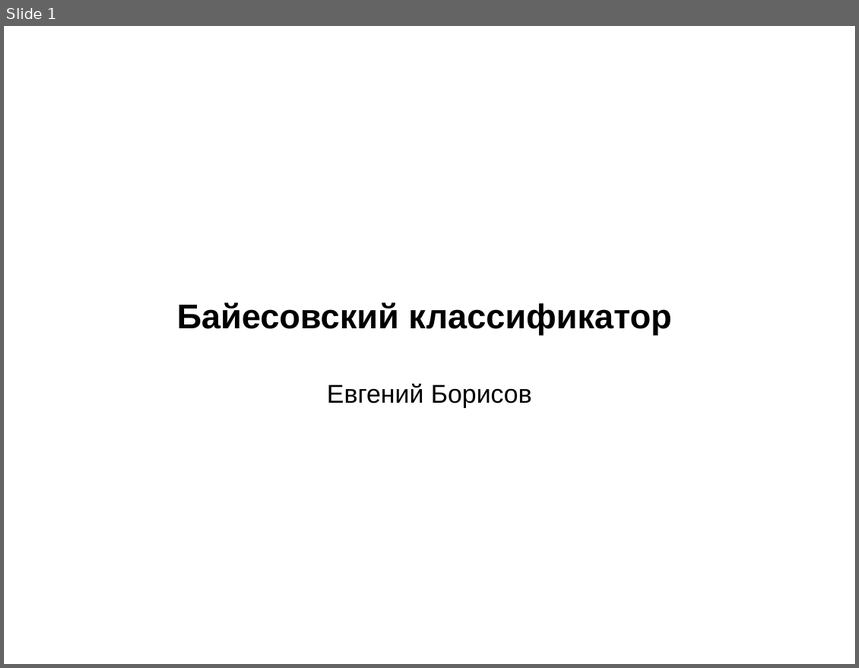
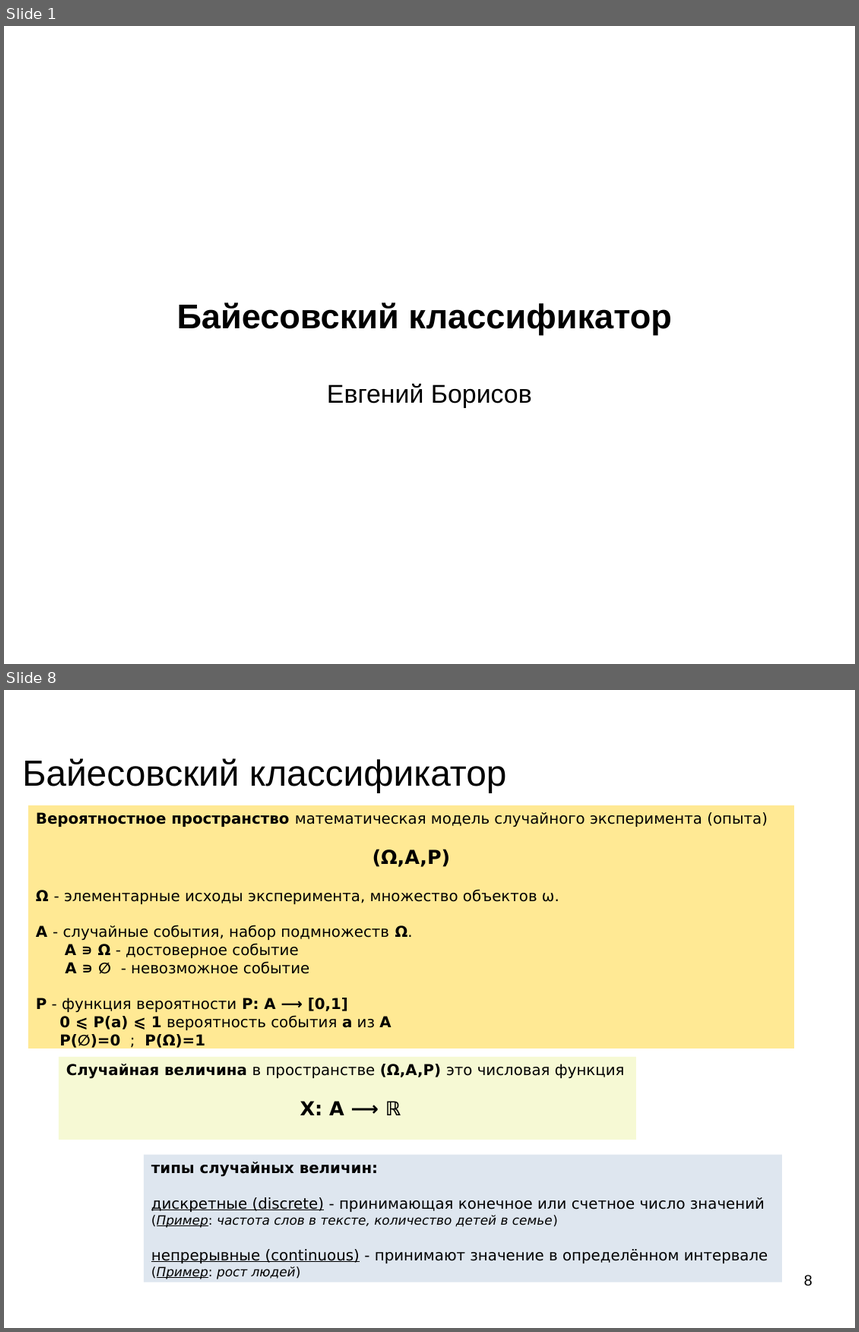
Before and after one commit to mechanoid5/ml_lectorium_2024_I, a slide deck: 08-bayes.odp. Shown one above the other, each under a label of ours: slide 1 before the commit, slides 1 and 8 after it; the slides between them are not shown. The pictures are 859x668 and 859x1332 pixels, drawn with LibreOffice and Linux fonts; fonts in the diff are those of the drawing; background and template pictures are left out. Boxes give left, top, right and bottom in pixels: in the first picture for what was removed or moved away, otherwise in the second. Text is boxed around its words. In the diff, an @@ line names an element or a change of style, - is before the commit and + after.

```diff
--- a/08-bayes.odp
+++ b/08-bayes.odp
@@ slide 8 added at [4, 690, 855, 1328], background picture (left out) @@
@@ title added at [22, 758, 507, 793], 33.9 pt, text #000000 @@
+Байесовский классификатор
@@ rectangle added at [28, 806, 794, 1049], fill #FFE994, 14 pt, text #000000 @@
+Вероятностное пространство математическая модель случайного эксперимента (опыта)
+(Ω,A,P)
+Ω - элементарные исходы эксперимента, множество объектов ω.
+A - случайные события, набор подмножеств Ω.
+A ∍ Ω - достоверное событие
+A ∍ ∅ - невозможное событие
+P - функция вероятности P: A ⟶ [0,1]
+0 ⩽ P(a) ⩽ 1 вероятность события a из A
+P(∅)=0 ; P(Ω)=1
@@ rectangle added at [59, 1057, 636, 1140], fill #F6F9D4, 14 pt, text #000000 @@
+Случайная величина в пространстве (Ω,A,P) это числовая функция
+X: A ⟶ ℝ
@@ rectangle added at [144, 1155, 782, 1283], fill #DEE6EF, 14 pt, text #000000 @@
+типы случайных величин:
+дискретные (discrete) - принимающая конечное или счетное число значений
+(Пример: частота слов в тексте, количество детей в семье)
+непрерывные (continuous) - принимают значение в определённом интервале
+(Пример: рост людей)
@@ page number added at [804, 1275, 813, 1287], 14 pt, text #000000 @@
+8
```
Also in this commit, not shown: 8 slides changed, 11 other slides added, 5 other files.
